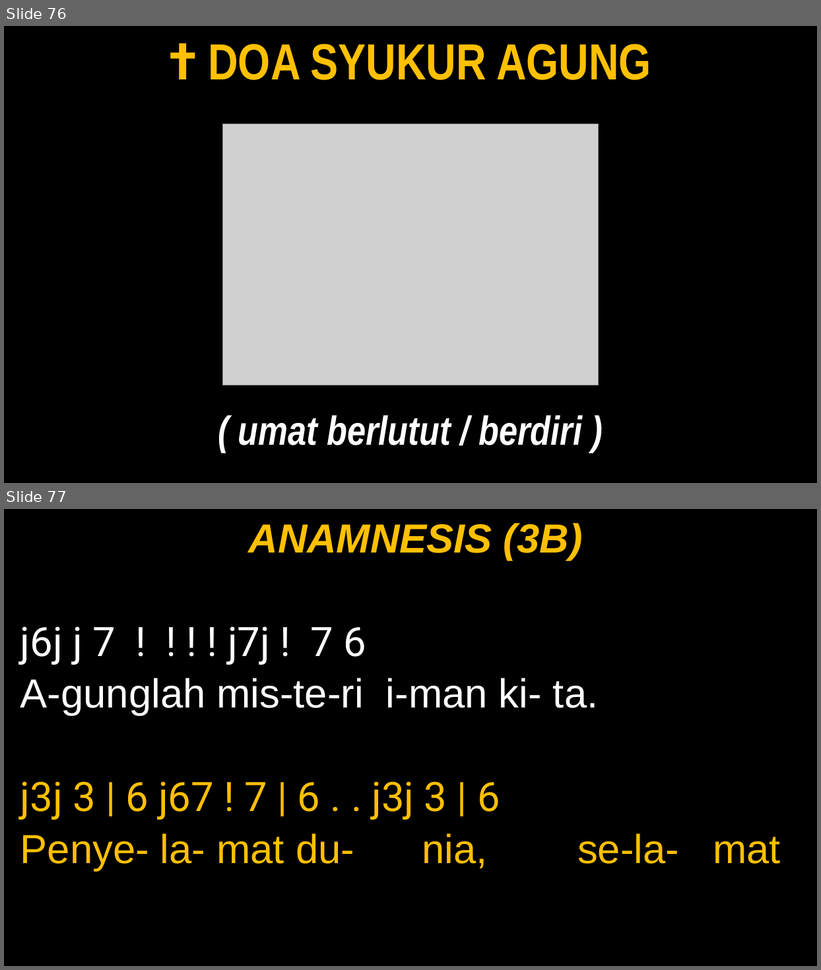
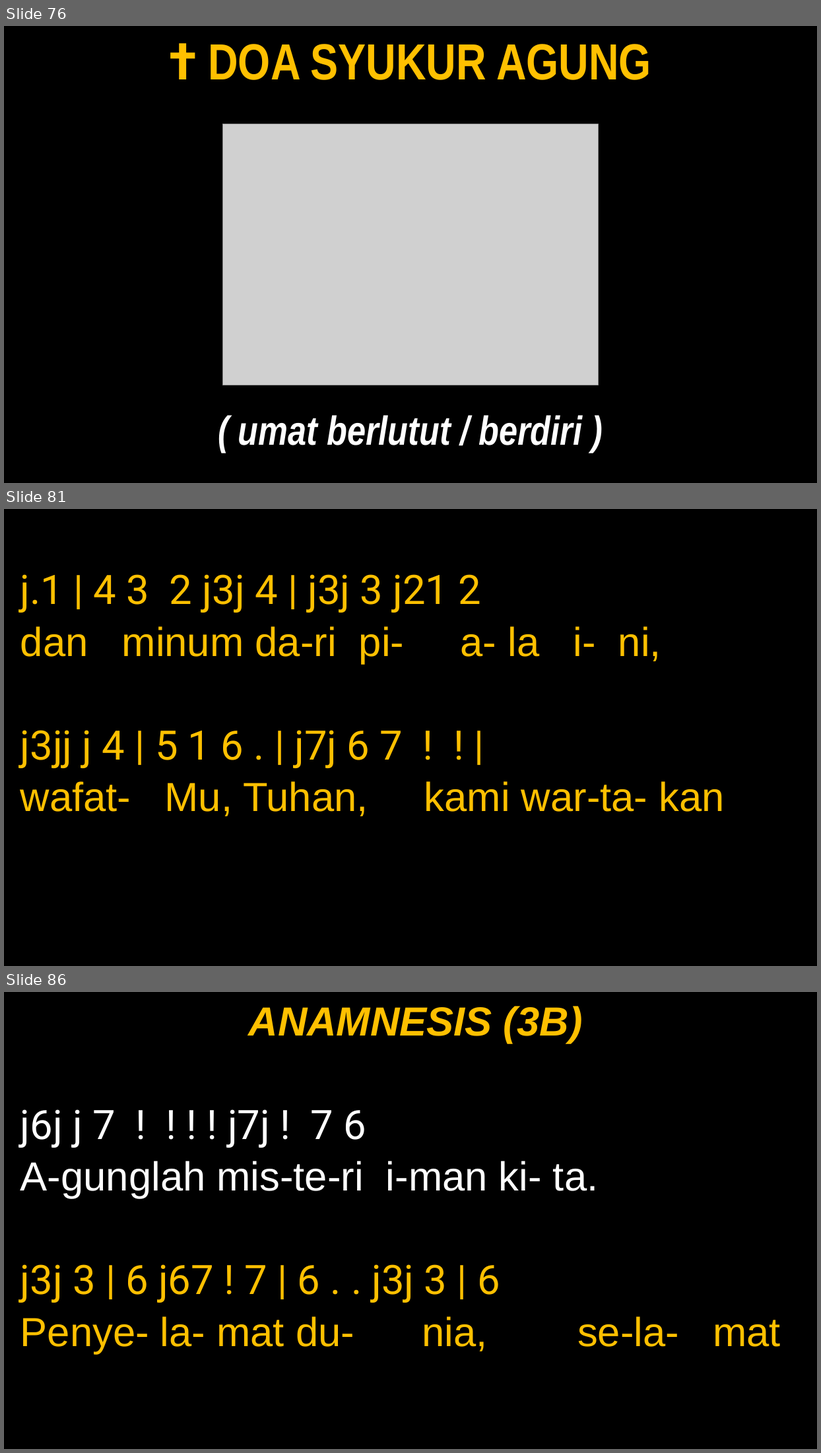
Before and after one commit to JasonEvan/Mikael-PPT-Maker, a slide deck: app/template/Template_Mingguan.pptx. Shown one above the other, each under a label of ours: slides 76 and 77 before the commit, slides 76, 81 and 86 after it; the slides between them are not shown. The pictures are 821x970 and 821x1453 pixels, drawn with LibreOffice and Linux fonts; fonts in the diff are those of the drawing; grey boxes stand for pictures. Boxes give left, top, right and bottom in pixels: in the first picture for what was removed or moved away, otherwise in the second. Text is boxed around its words. In the diff, an @@ line names an element or a change of style, - is before the commit and + after.

```diff
--- a/app/template/Template_Mingguan.pptx
+++ b/app/template/Template_Mingguan.pptx
@@ slide 81 added at box(4, 509, 817, 966), background #000000 @@
@@ text added at box(20, 574, 725, 817), 48 pt, text #FFC000 @@
+j.1 | 4 3 2 j3j 4 | j3j 3 j21 2
+dan minum da-ri pi- a- la i- ni,
+j3jj j 4 | 5 1 6 . | j7j 6 7 ! ! |
+wafat- Mu, Tuhan, kami war-ta- kan
@@ what was slide 77 is now slide 86 @@
```
Also in this commit, not shown: 8 other slides added, 4 other files.
